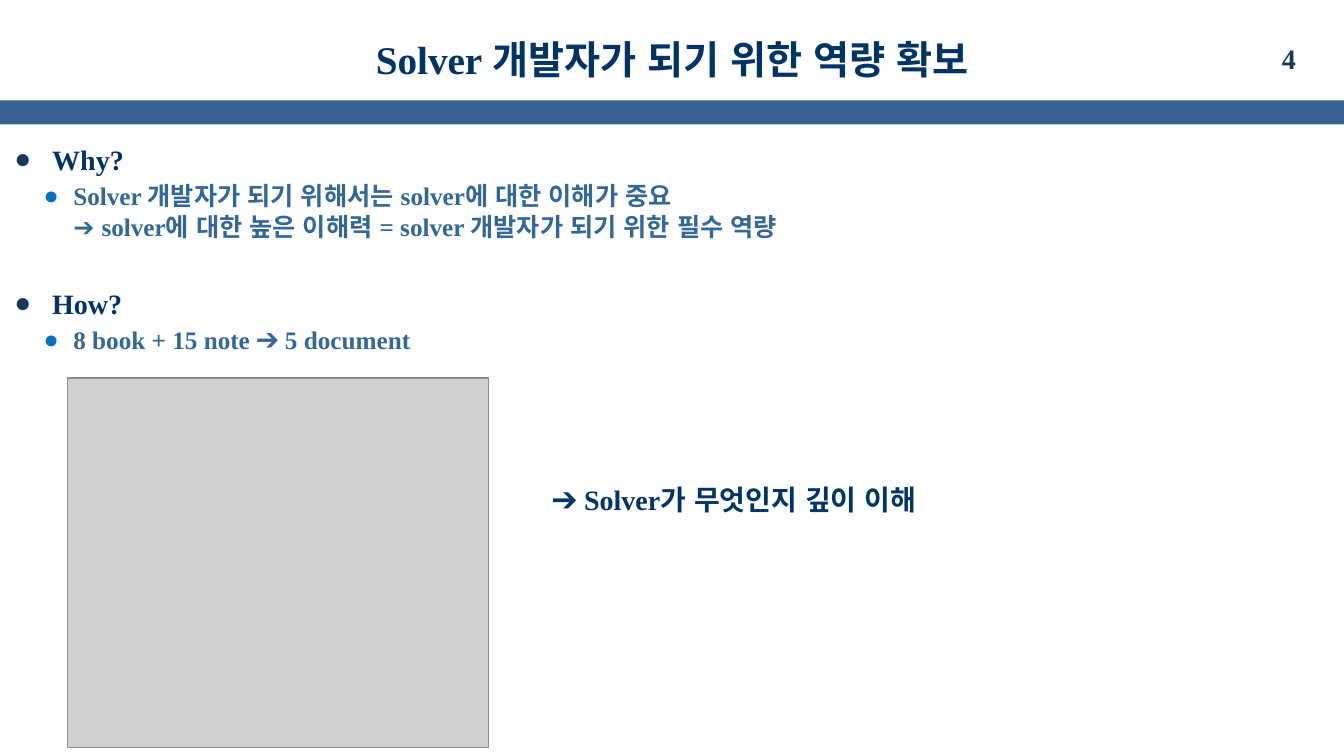
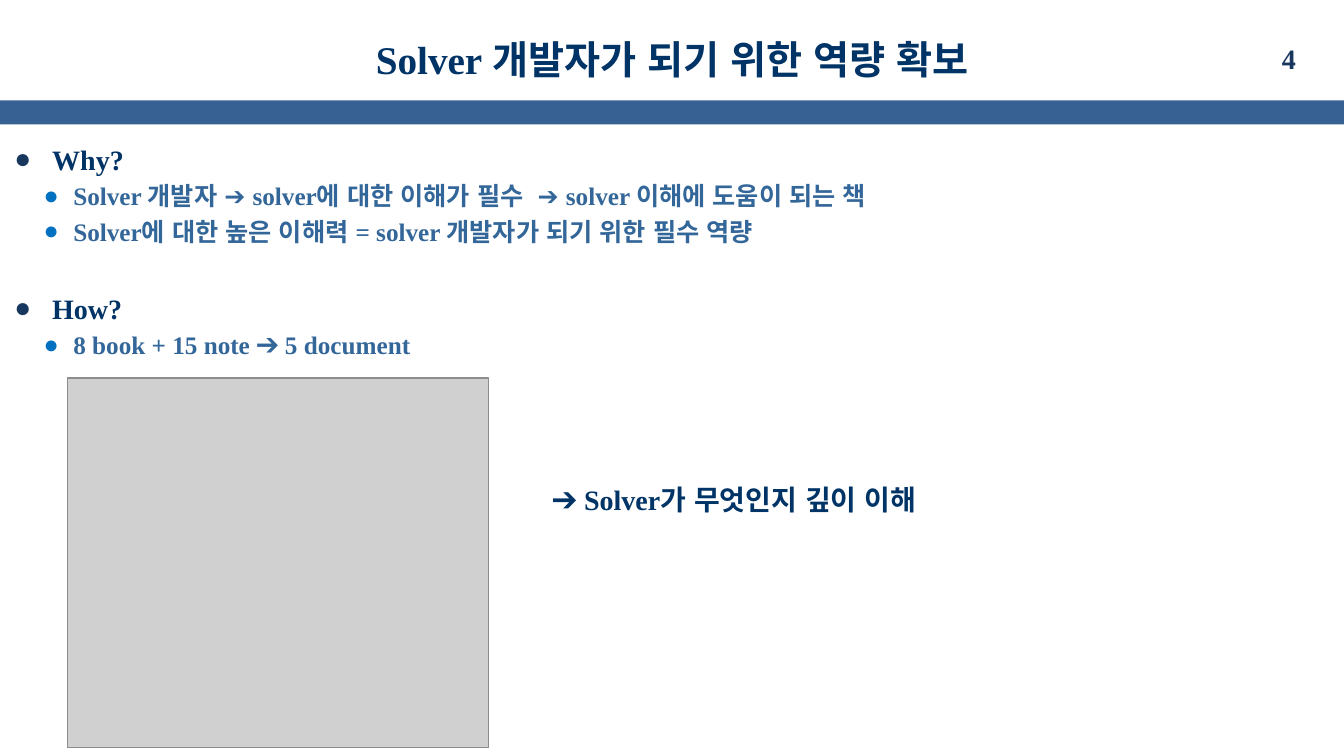
Before and after one commit to kms0523/Study, a slide deck: slide 4 of 발표자료/성과발표(중간).pptx. Drawn at 1344x756 pixels with LibreOffice and Linux fonts; fonts in the diff are those of the drawing; grey boxes stand for pictures; background and template pictures are left out. Boxes give left, top, right and bottom in pixels: in the first picture for what was removed or moved away, otherwise in the second. Text is boxed around its words. In the diff, an @@ line names an element or a change of style, - is before the commit and + after.

```diff
--- a/발표자료/성과발표(중간).pptx
+++ b/발표자료/성과발표(중간).pptx
@@ text at box(73, 184, 866, 244): text changed @@
-  ● Solver 개발자가 되기 위해서는 solver에 대한 이해가 중요
-    ➔ solver에 대한 높은 이해력 = solver 개발자가 되기 위한 필수 역량
+  ● Solver 개발자 ➔ solver에 대한 이해가 필수 ➔ solver 이해에 도움이 되는 책
+  ● Solver에 대한 높은 이해력 = solver 개발자가 되기 위한 필수 역량
```
Also in this commit, not shown: 2 other slides changed, 1 slide added.
